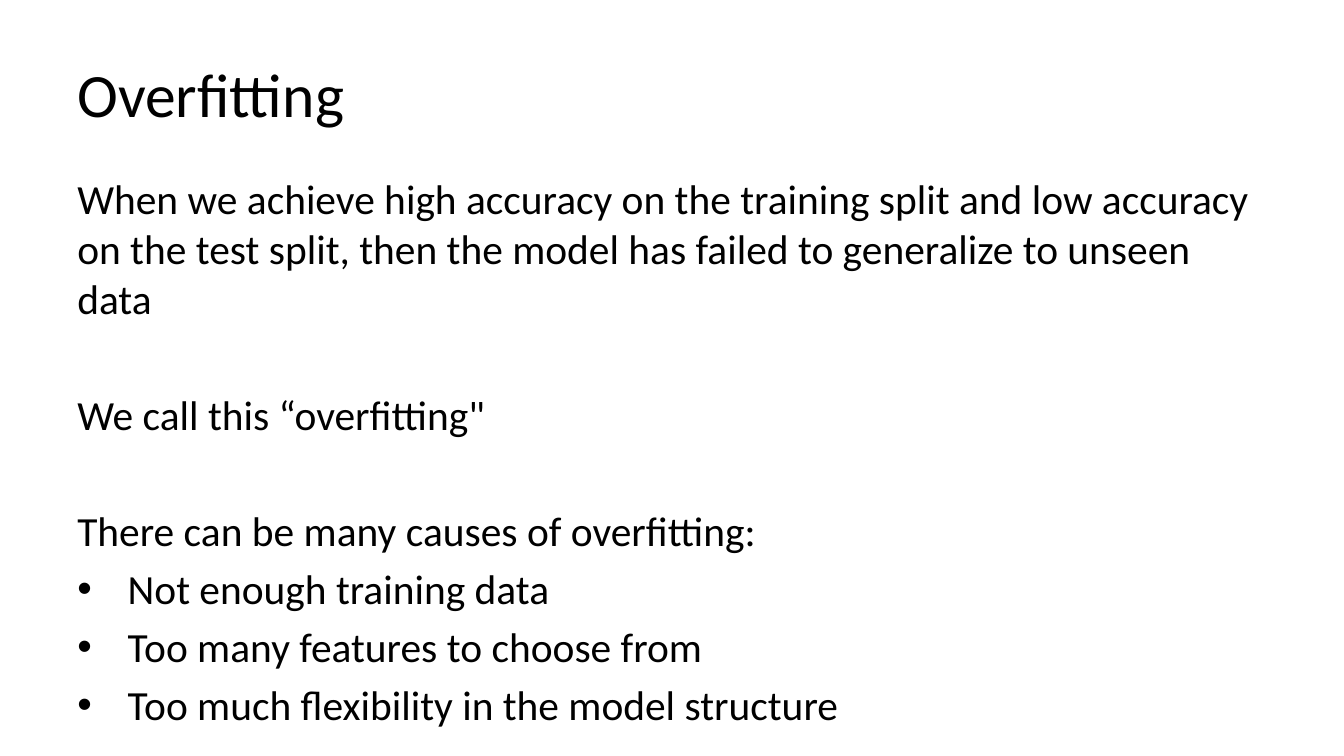
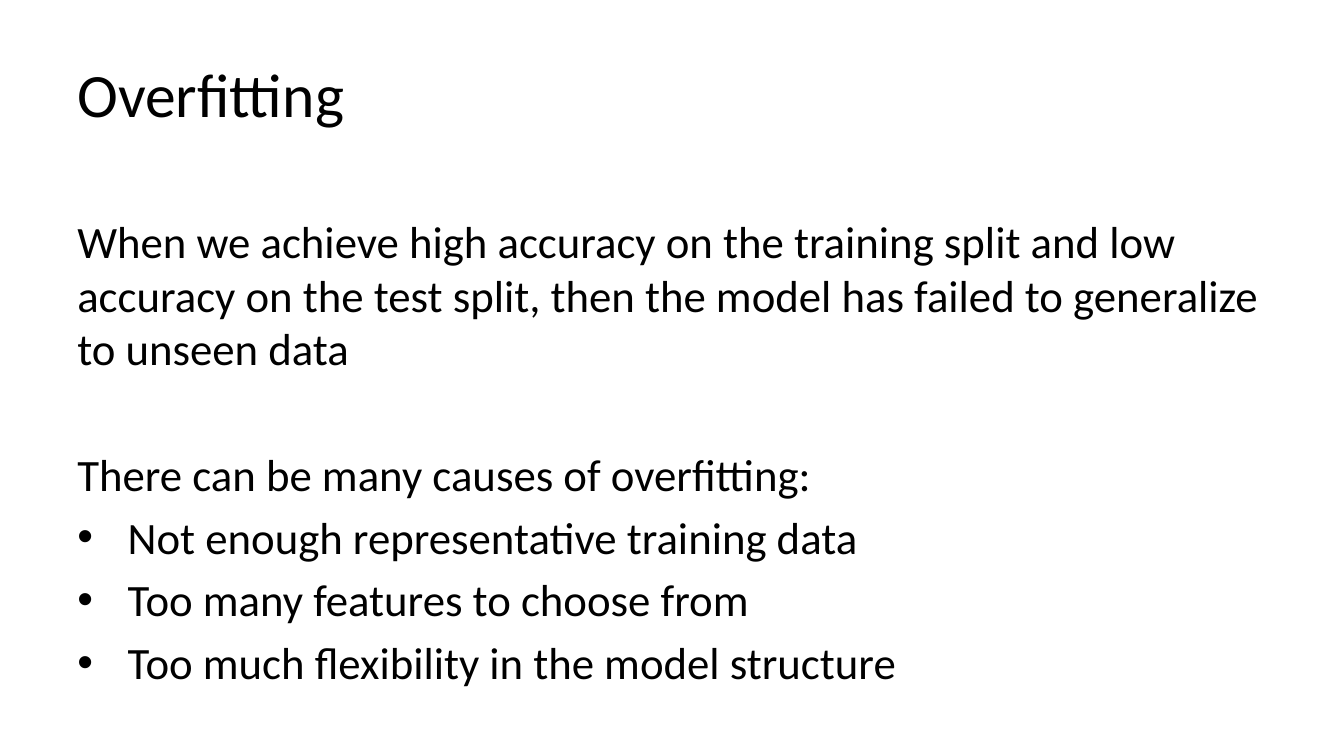
Before and after one commit to C4M-UofT/C4M-UofT.github.io, a slide deck: slide 49 of lectures/winter/6_ml_workflow/MachineLearning_tutorial.pptx (slide 50 before the commit). Drawn at 1344x756 pixels with LibreOffice and Linux fonts; fonts in the diff are those of the drawing. Boxes give left, top, right and bottom in pixels: in the first picture for what was removed or moved away, otherwise in the second. Text is boxed around its words. In the diff, an @@ line names an element or a change of style, - is before the commit and + after.

```diff
--- a/lectures/winter/6_ml_workflow/MachineLearning_tutorial.pptx
+++ b/lectures/winter/6_ml_workflow/MachineLearning_tutorial.pptx
@@ text at [77,227,1258,687]: size 29.6 to 32 pt in "When we achieve high accuracy on the ...", "There can be many causes of overfitting:", "Too many features to choose from", "Too much flexibility in the model structure" @@
@@ text at [77,400,485,437]: paragraph removed @@
-We call this “overfitting"
@@ text at [128,523,858,562]: text changed; size 29.6 to 32 pt @@
-• Not enough training data
+• Not enough representative training data
```
Also in this commit, not shown: 19 other slides changed, 5 slides added, 3 slides removed, 2 other files.
